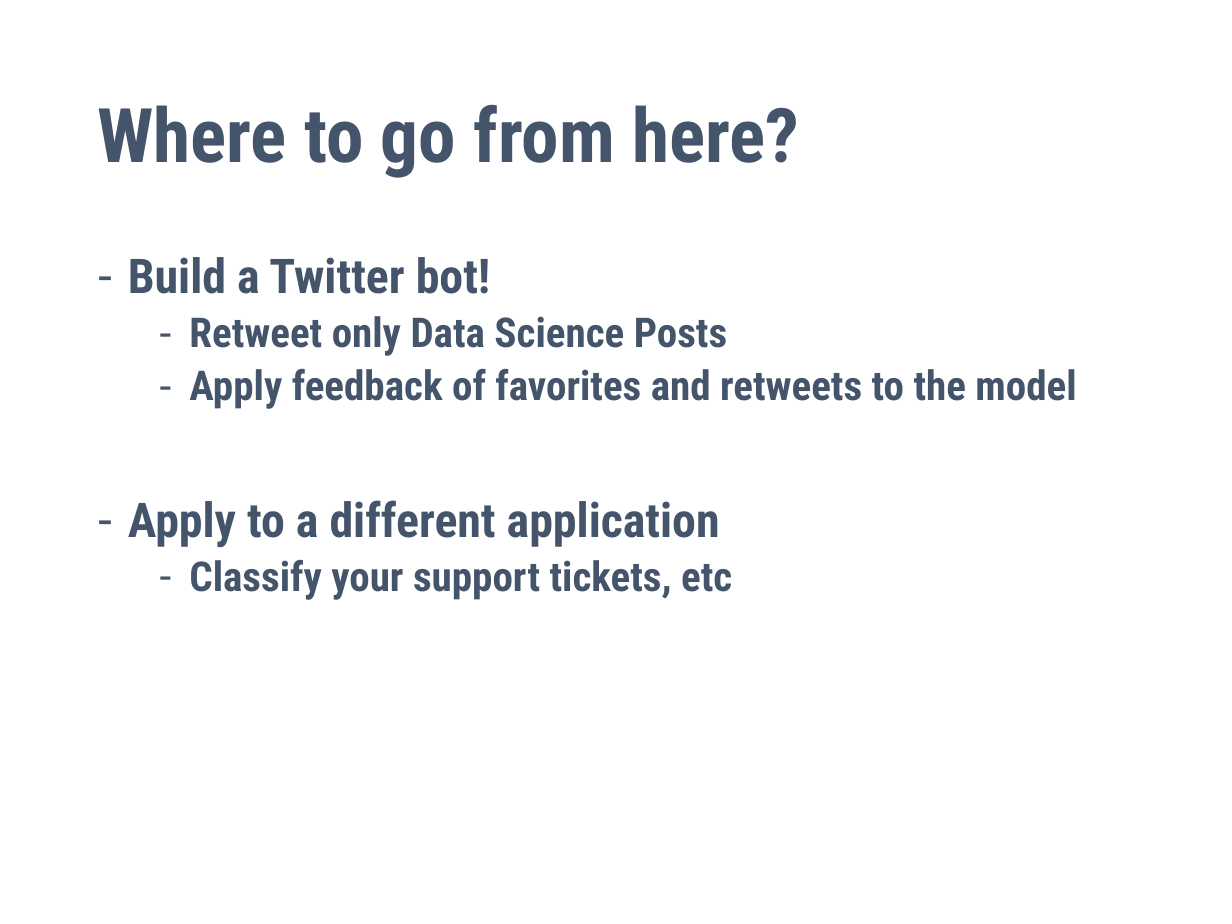
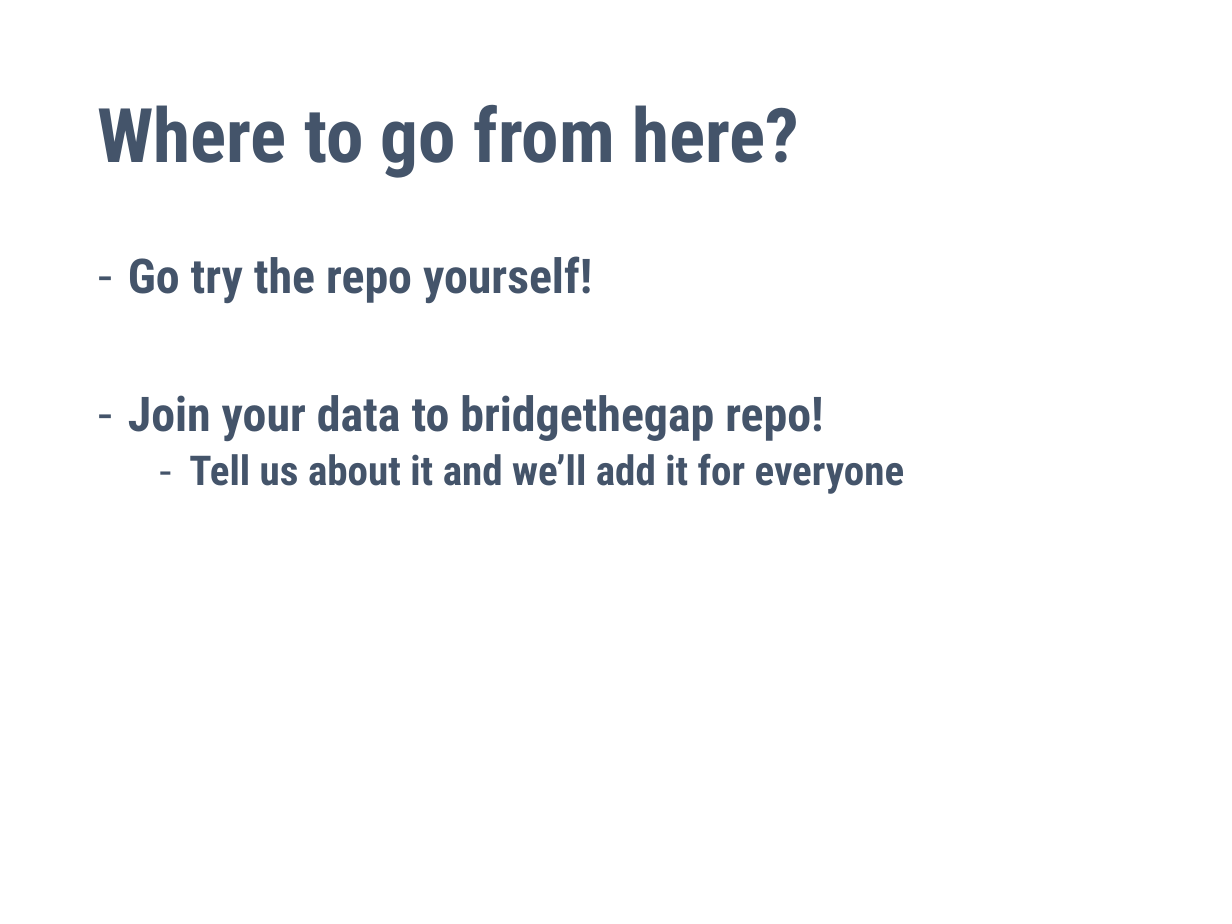
Before and after one commit to SocialDataSci/School_Geolookup, a slide deck: slide 20 of SDS_Geolocation.pptx (slide 19 before the commit). Drawn at 1232x924 pixels with LibreOffice and Linux fonts; fonts in the diff are those of the drawing. Boxes give left, top, right and bottom in pixels: in the first picture for what was removed or moved away, otherwise in the second. Text is boxed around its words. In the diff, an @@ line names an element or a change of style, - is before the commit and + after.

```diff
--- a/SDS_Geolocation.pptx
+++ b/SDS_Geolocation.pptx
@@ text at bbox=[128, 256, 905, 494]: text changed; size 24 to 28 pt @@
-– Build a Twitter bot!
-  – Retweet only Data Science Posts
-  – Apply feedback of favorites and retweets to the model
-– Apply to a different application
-  – Classify your support tickets, etc
+– Go try the repo yourself!
+– Join your data to bridgethegap repo!
+  – Tell us about it and we’ll add it for everyone
```
Also in this commit, not shown: 1 other slide changed, 1 slide added, 2 other files.
